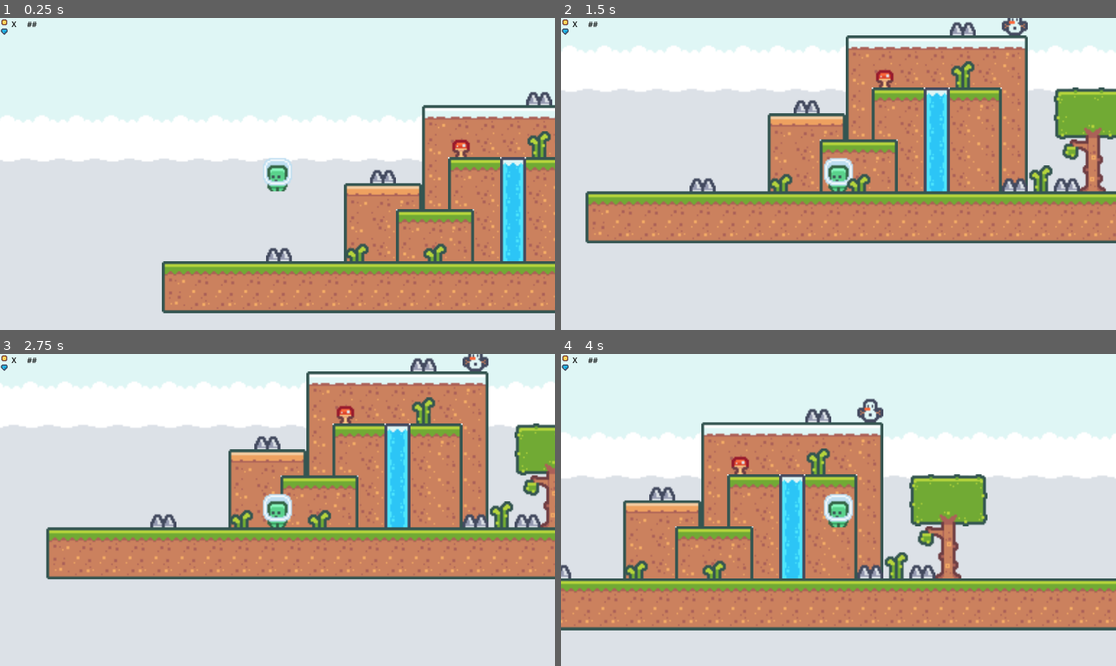
Above: before the commit, frames 1-4 (two rows, left to right).
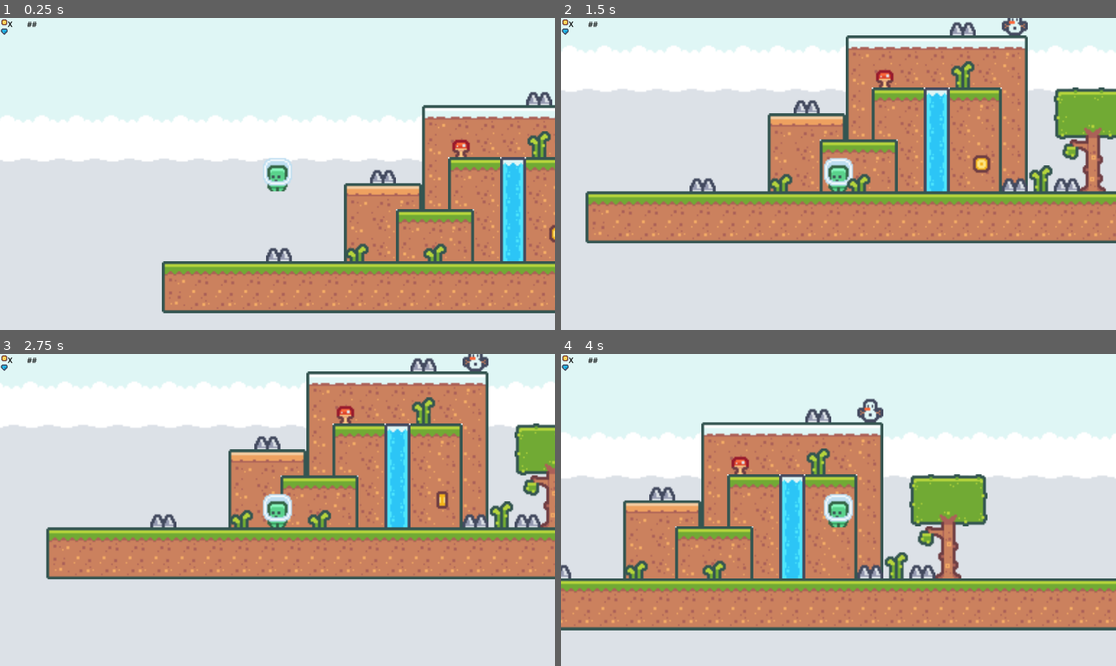
Above: after the commit, the same moments.

Repository: MaximumSwab/LEGACY-2D-Platformer-Allen-and-Friends-LEGACY
Game: Godot game, scene res://Levels/level_template.tscn
Same seed, same stepped clock (60 frames per second), same inputs: the game is played once before the commit and once after it.
Inputs:
- Up to frame 1 (0.25 s): no input
- Up to frame 2 (1.5 s): hold D (move_right) from 0.53 s (still down); tap Space (jump) at 0.77 s
- Up to frame 3 (2.75 s): tap Space (jump) at 1.52 s; release D (move_right) at 2.03 s; hold A (move_left) from 2.03 s (still down)
- Up to frame 4 (4 s): release A (move_left) at 2.78 s; hold D (move_right) from 2.78 s (still down); tap Space (jump) at 3.02, 3.77 s

The runs differ from the first frame. In frame 1, less than 0.1% of the frame differs, in the area x 1-100%, y 1-72%; in frame 2, 0.2%, in the area x 1-78%, y 1-50%; in frame 3, 0.1%; in frame 4, less than 0.1%.

Commit message:
10-16-2023_Update

Diff:
--- a/Levels/level_template.tscn
+++ b/Levels/level_template.tscn
@@ -1,7 +1,8 @@
-[gd_scene load_steps=4 format=3 uid="uid://de40g5y6yiwqt"]
+[gd_scene load_steps=5 format=3 uid="uid://de40g5y6yiwqt"]
 
 [ext_resource type="PackedScene" uid="uid://b2gb5uoi6768f" path="res://Resources/TileMap/tile_maps.tscn" id="1_48jla"]
 [ext_resource type="PackedScene" uid="uid://pnbki0mxad31" path="res://Player/player.tscn" id="2_r2aqy"]
+[ext_resource type="PackedScene" uid="uid://q2sm60wygxk1" path="res://Resources/GameObjects/Collectable_Coin/collectable_coin.tscn" id="3_s66g8"]
 [ext_resource type="PackedScene" uid="uid://d2agvxk0mpi7p" path="res://Player/player_hud.tscn" id="3_umil2"]
 
 [node name="LevelTemplate" type="Node2D"]
@@ -11,4 +12,7 @@
 [node name="Player" parent="." instance=ExtResource("2_r2aqy")]
 position = Vector2(80, 87)
 
+[node name="Collectable_Coin" parent="." instance=ExtResource("3_s66g8")]
+position = Vector2(274, 161)
+
 [node name="CanvasLayer" parent="." instance=ExtResource("3_umil2")]
--- a/Player/CharacterBody2D.gd
+++ b/Player/CharacterBody2D.gd
@@ -5,6 +5,8 @@
 
 # Flags
 var has_jumped: bool = false
+
+var coins_collected: int = 0
 
 # Get the gravity from the project settings to be synced with RigidBody nodes.
 var gravity: int = ProjectSettings.get_setting("physics/2d/default_gravity")
@@ -14,6 +16,7 @@
 
 func _physics_process(delta: float) -> void:
 	# Add the gravity.
+	print(coins_collected)
 	if not is_on_floor():
 		velocity.y += gravity * delta
 
@@ -37,3 +40,8 @@
 		velocity.x = move_toward(velocity.x, 0, SPEED)
 
 	move_and_slide()
+
+#Called by collectable_coin.gd
+func collect_coin():
+	++coins_collected
+	pass
--- a/Player/player.tscn
+++ b/Player/player.tscn
@@ -93,6 +93,7 @@
 [node name="Player" type="Node2D"]
 
 [node name="CharacterBody2D" type="CharacterBody2D" parent="."]
+collision_mask = 257
 script = ExtResource("1_h2ve7")
 
 [node name="CollisionShape2D" type="CollisionShape2D" parent="CharacterBody2D"]
--- a/Player/player_hud.tscn
+++ b/Player/player_hud.tscn
@@ -21,8 +21,8 @@
 
 [node name="x" type="Label" parent="PlayerHud/Coins"]
 layout_mode = 0
-offset_left = 24.0
-offset_right = 34.0
+offset_left = 16.0
+offset_right = 26.0
 offset_bottom = 26.0
 theme_override_colors/font_color = Color(0, 0, 0, 1)
 text = "X"
--- /dev/null
+++ b/Resources/GameObjects/Collectable_Coin/collectable_coin.gd
@@ -0,0 +1,16 @@
+extends Node2D
+
+
+# Called when the node enters the scene tree for the first time.
+func _ready() -> void:
+	pass # Replace with function body.
+
+
+# Called every frame. 'delta' is the elapsed time since the previous frame.
+func _process(delta: float) -> void:
+	pass
+
+func _on_area_2d_body_entered(body: Node2D) -> void:
+	if body.has_method("collect_coin"):
+		body.collect_coin()
+		queue_free()
--- a/Resources/collectable_coin.tscn
+++ b/Resources/GameObjects/Collectable_Coin/collectable_coin.tscn
@@ -1,15 +1,16 @@
-[gd_scene load_steps=6 format=3 uid="uid://q2sm60wygxk1"]
+[gd_scene load_steps=7 format=3 uid="uid://q2sm60wygxk1"]
 
-[ext_resource type="Texture2D" uid="uid://cfo3t1xlm1phl" path="res://Imported_Assets/kenney_pixel-platformer/Tilemap/tiles.png" id="1_gjneq"]
+[ext_resource type="Script" path="res://Resources/GameObjects/Collectable_Coin/collectable_coin.gd" id="1_fjho4"]
+[ext_resource type="Texture2D" uid="uid://cfo3t1xlm1phl" path="res://Imported_Assets/kenney_pixel-platformer/Tilemap/tiles.png" id="2_hxnc8"]
 
 [sub_resource type="RectangleShape2D" id="RectangleShape2D_e28ea"]
 
 [sub_resource type="AtlasTexture" id="AtlasTexture_fypbc"]
-atlas = ExtResource("1_gjneq")
+atlas = ExtResource("2_hxnc8")
 region = Rect2(220, 140, 18, 18)
 
 [sub_resource type="AtlasTexture" id="AtlasTexture_tam0w"]
-atlas = ExtResource("1_gjneq")
+atlas = ExtResource("2_hxnc8")
 region = Rect2(240, 140, 18, 18)
 
 [sub_resource type="SpriteFrames" id="SpriteFrames_8882b"]
@@ -27,8 +28,10 @@
 }]
 
 [node name="Collectable_Coin" type="Node2D"]
+script = ExtResource("1_fjho4")
 
 [node name="Area2D" type="Area2D" parent="."]
+collision_layer = 256
 
 [node name="CollisionShape2D" type="CollisionShape2D" parent="Area2D"]
 scale = Vector2(0.5, 0.5)
@@ -36,4 +39,8 @@
 
 [node name="AnimatedSprite2D" type="AnimatedSprite2D" parent="."]
 sprite_frames = SubResource("SpriteFrames_8882b")
-frame_progress = 0.73887
+autoplay = "default"
+frame = 1
+frame_progress = 0.38574
+
+[connection signal="body_entered" from="Area2D" to="." method="_on_area_2d_body_entered"]
--- a/Resources/TileMap/tile_maps.tscn
+++ b/Resources/TileMap/tile_maps.tscn
@@ -1,13 +1,11 @@
-[gd_scene load_steps=6 format=3 uid="uid://b2gb5uoi6768f"]
+[gd_scene load_steps=5 format=3 uid="uid://b2gb5uoi6768f"]
 
 [ext_resource type="TileSet" uid="uid://p2vr2so6oplv" path="res://Resources/TileMap/Background.tres" id="1_6hq4u"]
-[ext_resource type="Script" path="res://Resources/TileMap/TileMap.gd" id="1_pophy"]
 [ext_resource type="TileSet" uid="uid://cfcnsmdbhv6yu" path="res://Resources/TileMap/Terrain.tres" id="1_xgjvx"]
 [ext_resource type="TileSet" uid="uid://ccufismvo3pq0" path="res://Resources/TileMap/BottomOfLevel.tres" id="3_q4jda"]
 [ext_resource type="TileSet" uid="uid://55uoyjyodtoi" path="res://Resources/TileMap/Hazzards.tres" id="5_n4g8y"]
 
 [node name="TileMaps" type="Node2D"]
-script = ExtResource("1_pophy")
 
 [node name="BackGround" type="TileMap" parent="."]
 tile_set = ExtResource("1_6hq4u")
